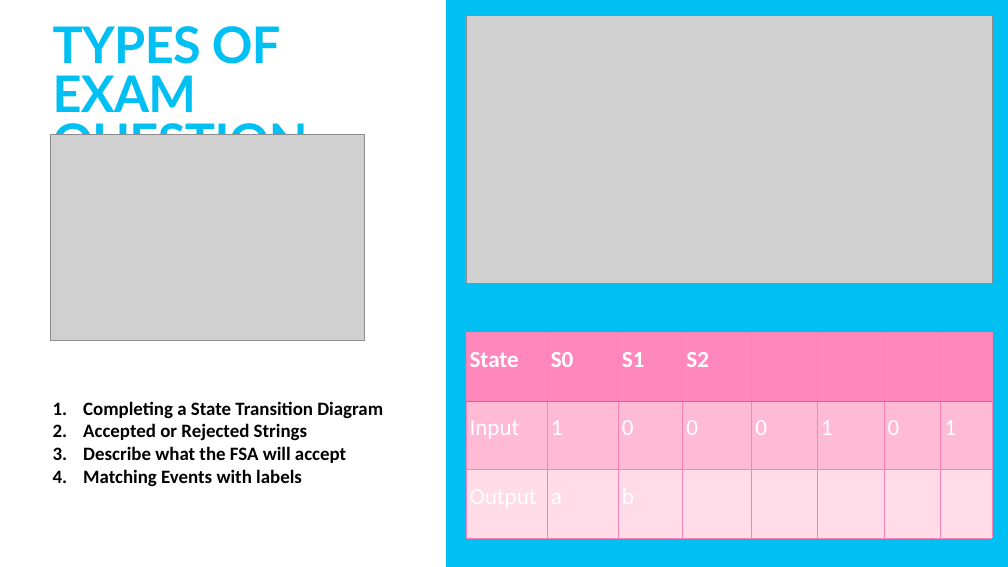
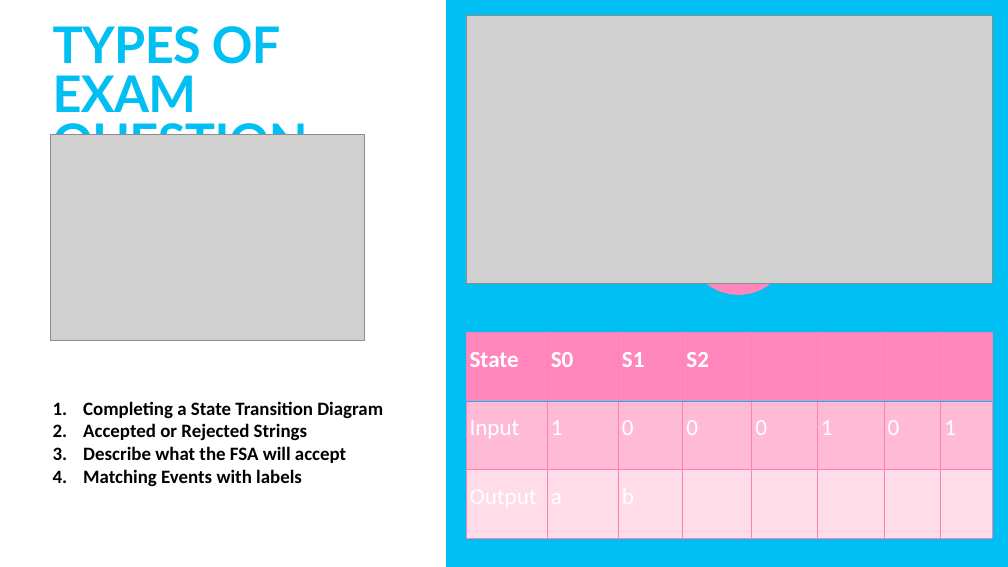
Before and after one commit to TommyWoodley/teaching, a slide deck: slide 5 of ALevel/FSM&TM/FSM&Turing.pptx. Drawn at 1008x567 pixels with LibreOffice and Linux fonts; fonts in the diff are those of the drawing; grey boxes stand for pictures. Boxes give left, top, right and bottom in pixels: in the first picture for what was removed or moved away, otherwise in the second. Text is boxed around its words. In the diff, an @@ line names an element or a change of style, - is before the commit and + after.

```diff
--- a/ALevel/FSM&TM/FSM&Turing.pptx
+++ b/ALevel/FSM&TM/FSM&Turing.pptx
@@ ellipse added at (x1=686, y1=190, x2=791, y2=295), fill #FF87BB @@
```
Also in this commit, not shown: 3 other slides changed, 4 other files.
